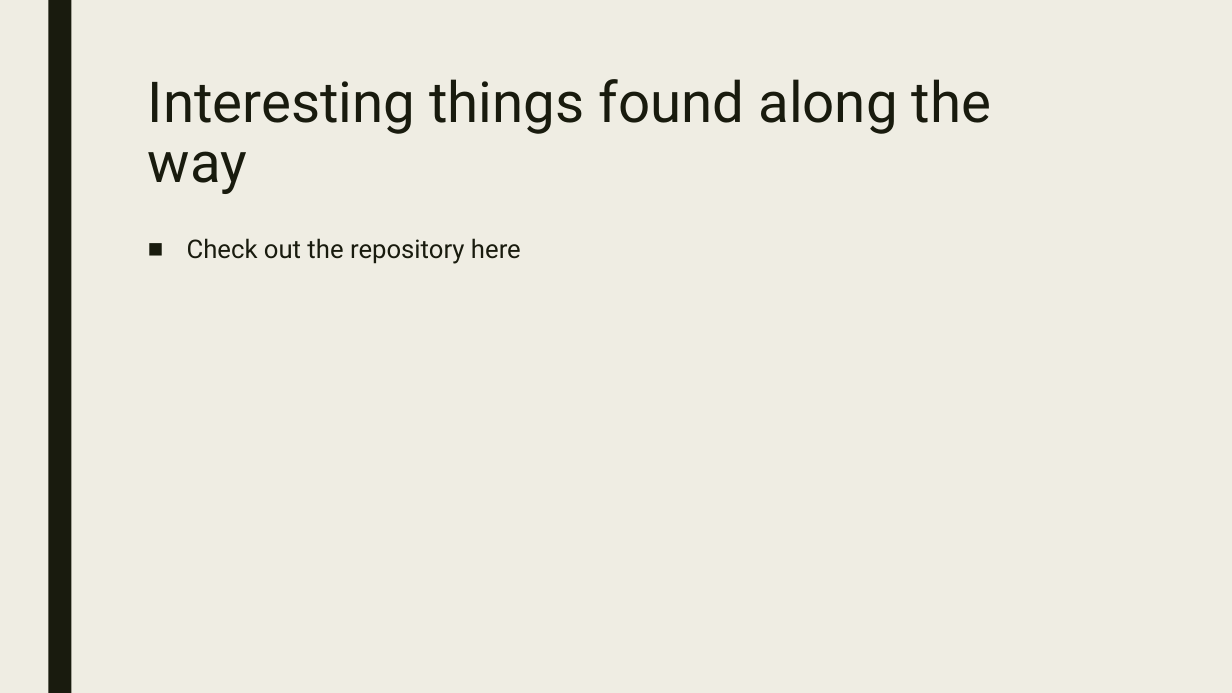
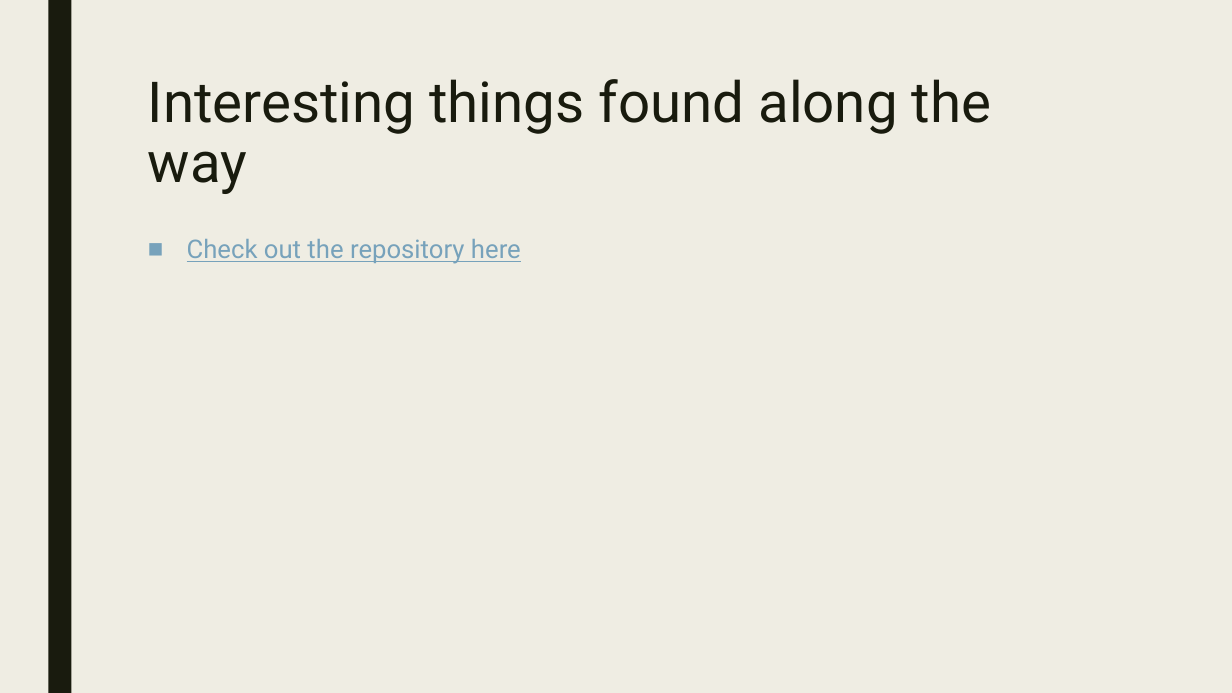
Before and after one commit to James-Ashley/sentiment_analysis, a slide deck: slide 13 of Group_project_deck.pptx (slide 12 before the commit). Drawn at 1232x693 pixels with LibreOffice and Linux fonts; fonts in the diff are those of the drawing. Boxes give left, top, right and bottom in pixels: in the first picture for what was removed or moved away, otherwise in the second. Text is boxed around its words. In the diff, an @@ line names an element or a change of style, - is before the commit and + after.

```diff
--- a/Group_project_deck.pptx
+++ b/Group_project_deck.pptx
@@ text "Check out the repository here" at (187,239,521,264): text colour #191B0E to #77A2BB, underline on @@
```
Also in this commit, not shown: 4 other slides changed, 4 slides added, 3 slides removed.
